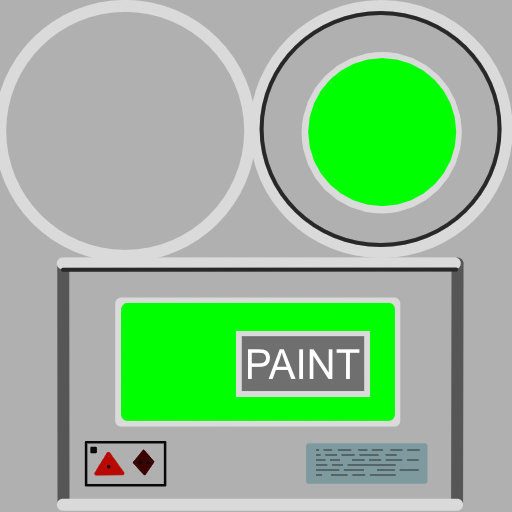
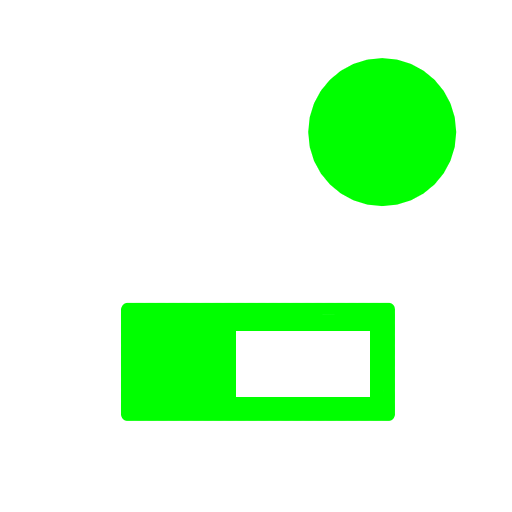
Before/after of a (512, 512) layered artwork. What changed in the layer stack:
hid "Calque de dessin 2", painted on it over [0, 0, 512, 512]
